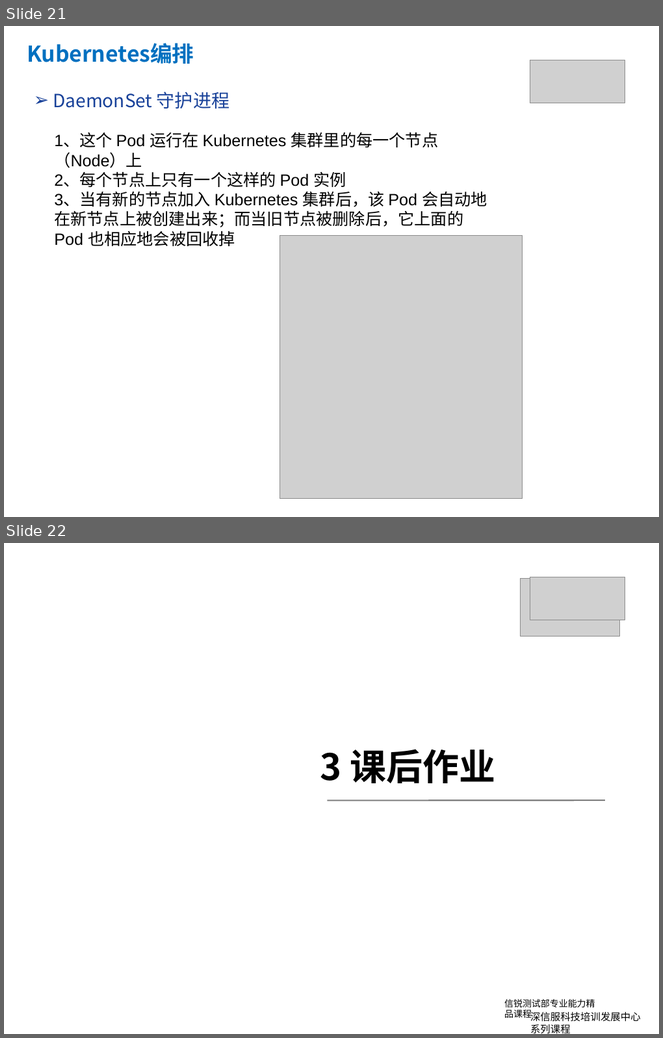
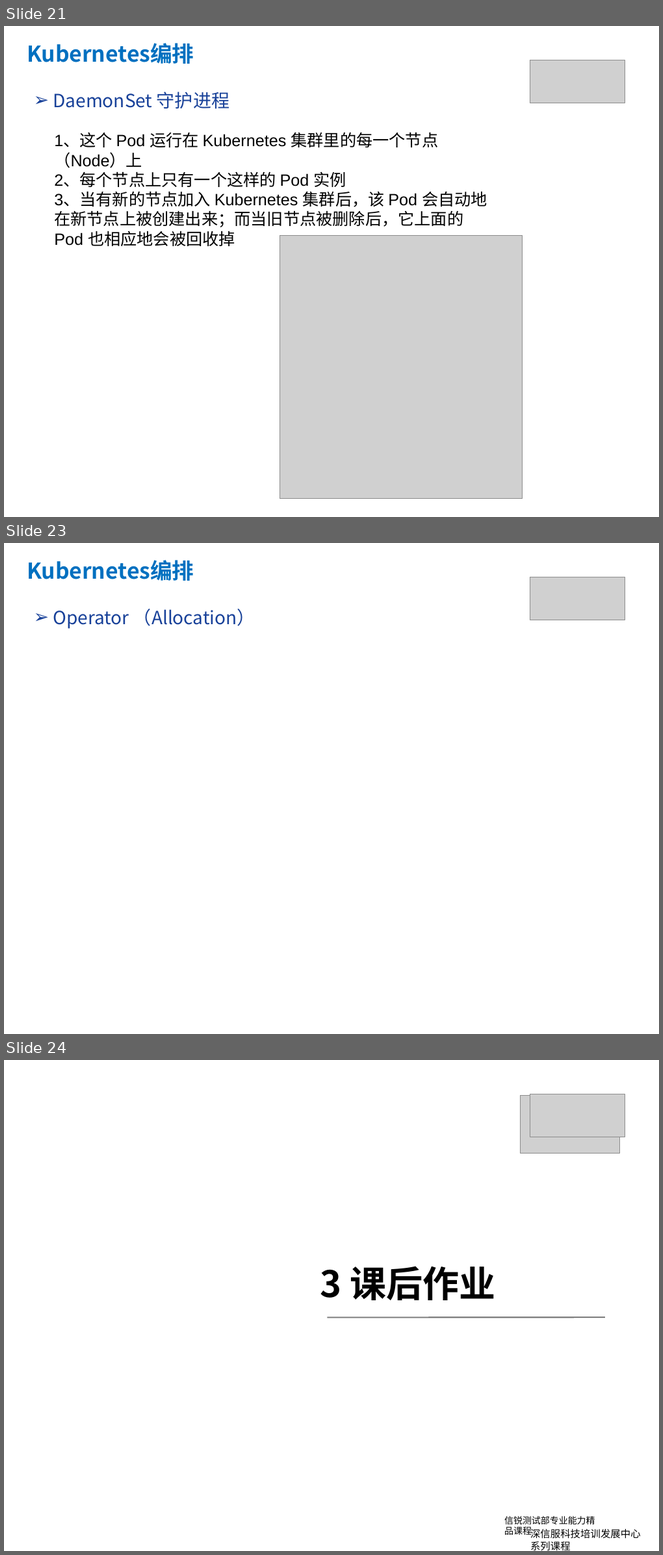
Before and after one commit to yubowen0525/k8s_from_basic_to_advanced, a slide deck: lession2/kubernetes第二课.pptx. Shown one above the other, each under a label of ours: slides 21 and 22 before the commit, slides 21, 23 and 24 after it; the slides between them are not shown. The pictures are 663x1038 and 663x1555 pixels, drawn with LibreOffice and Linux fonts; fonts in the diff are those of the drawing; grey boxes stand for pictures; background and template pictures are left out. Boxes give left, top, right and bottom in pixels: in the first picture for what was removed or moved away, otherwise in the second. Text is boxed around its words. In the diff, an @@ line names an element or a change of style, - is before the commit and + after.

```diff
--- a/lession2/kubernetes第二课.pptx
+++ b/lession2/kubernetes第二课.pptx
@@ slide 23 added at (x1=4, y1=543, x2=659, y2=1034), background #FFFFFF @@
@@ text added at (x1=27, y1=560, x2=194, y2=581), 24 pt, text #0070C0, bold @@
+Kubernetes编排
@@ picture added at (x1=530, y1=577, x2=625, y2=620) @@
@@ text added at (x1=53, y1=609, x2=256, y2=629), 20 pt, text #184199 @@
+➢ Operator （Allocation）
@@ what was slide 22 is now slide 24 @@
```
Also in this commit, not shown: 1 slide changed, 1 other slide added, 1 other file.
